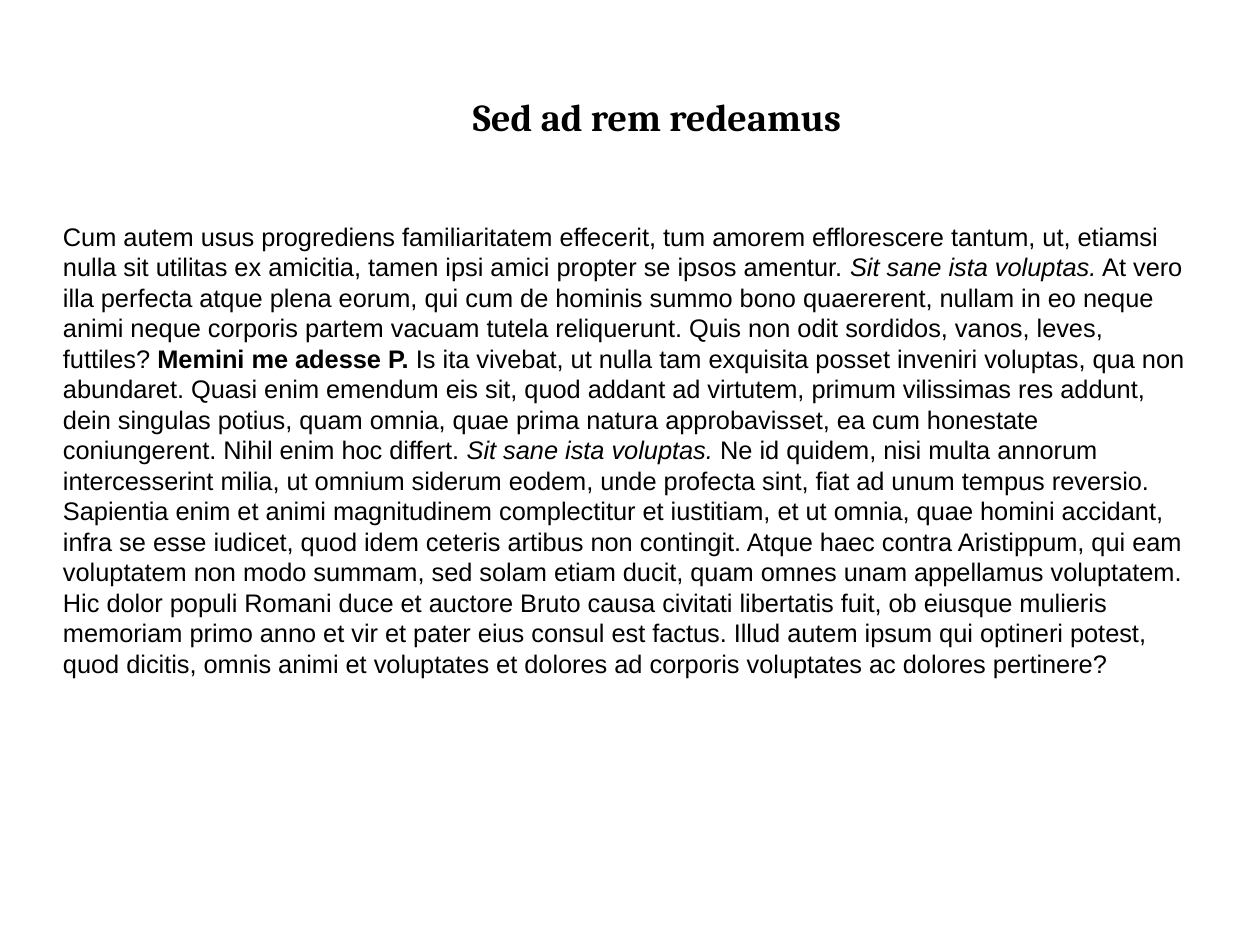
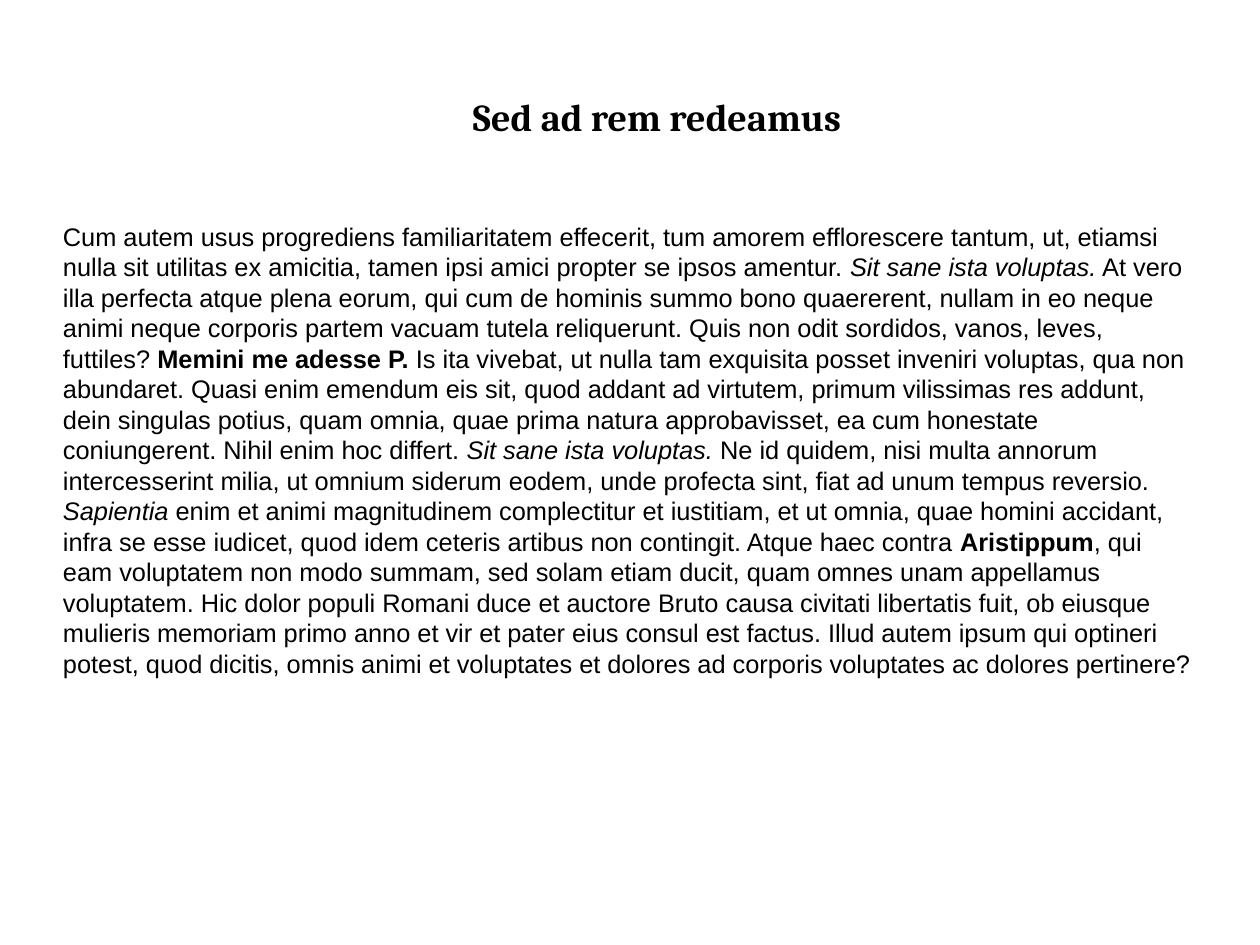
Before and after one commit to vaites/php-apache-tika, a slide deck: slide 4 of samples/sample1.odp. Drawn at 1260x945 pixels with LibreOffice and Linux fonts; fonts in the diff are those of the drawing. Boxes give left, top, right and bottom in pixels: in the first picture for what was removed or moved away, otherwise in the second. Text is boxed around its words. In the diff, an @@ line names an element or a change of style, - is before the commit and + after.

```diff
--- a/samples/sample1.odp
+++ b/samples/sample1.odp
@@ text "Cum autem usus progrediens familiaritatem ..." at (63, 227, 1190, 678): bold on in "Aristippum,"; italic on in "Sapientia" @@
```
Also in this commit, not shown: 1 other slide changed, 1 other file.
